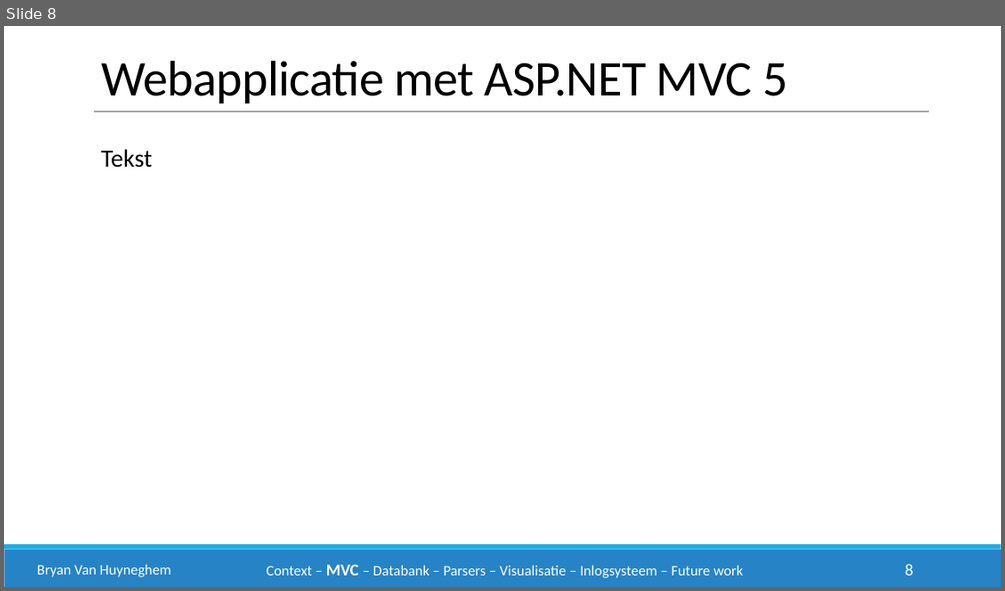
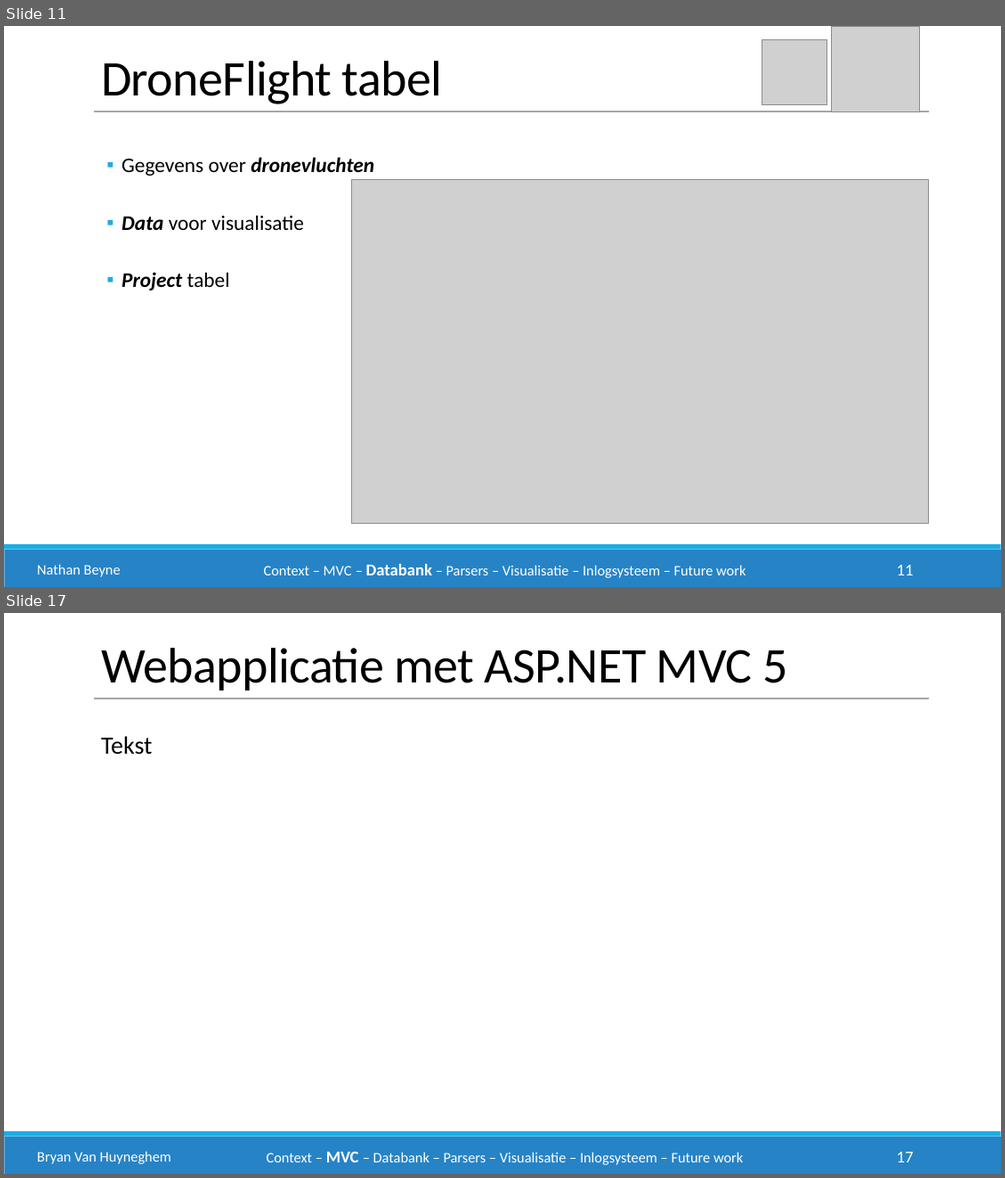
Before and after one commit to philipkukoba/Bachelors-Dissertation-DroneWebApp, a slide deck: documenten/eindpresentatie/drone1.pptx. Shown one above the other, each under a label of ours: slide 8 before the commit, slides 11 and 17 after it; the slides between them are not shown. The pictures are 1005x591 and 1005x1178 pixels, drawn with LibreOffice and Linux fonts; fonts in the diff are those of the drawing; grey boxes stand for pictures. Boxes give left, top, right and bottom in pixels: in the first picture for what was removed or moved away, otherwise in the second. Text is boxed around its words. In the diff, an @@ line names an element or a change of style, - is before the commit and + after.

Commit message:
Slides nathan v1.0

```diff
--- a/documenten/eindpresentatie/drone1.pptx
+++ b/documenten/eindpresentatie/drone1.pptx
@@ slide 11 added at box(4, 26, 1001, 587), background #FFFFFF; not listed: 2 template elements that a slide beside it also shows @@
@@ picture added at box(761, 39, 826, 104) @@
@@ picture added at box(832, 26, 920, 112) @@
@@ text added at box(101, 61, 443, 104), 48 pt, text #000000 @@
+DroneFlight tabel
@@ line added from (94, 111) to (929, 111), #A6A6A6 1 pt @@
@@ text added at box(121, 157, 374, 290), 20 pt, text #000000 @@
+  ▪ Gegevens over dronevluchten
+  ▪ Data voor visualisatie
+  ▪ Project tabel
@@ picture added at box(352, 180, 928, 524) @@
@@ text added at box(37, 564, 121, 577), 14 pt, text #FFFFFF @@
+Nathan Beyne
@@ text added at box(264, 564, 745, 578), 14 pt, text #FFFFFF @@
+Context – MVC – Databank – Parsers – Visualisatie – Inlogsysteem – Future work
@@ page number added at box(897, 564, 914, 575), 16 pt, text #FFFFFF @@
+11
@@ what was slide 8 is now slide 17 @@
@@ page number at box(897, 1151, 914, 1162): text changed @@
-8
+17
```
Also in this commit, not shown: 8 other slides added, 1 other file.
